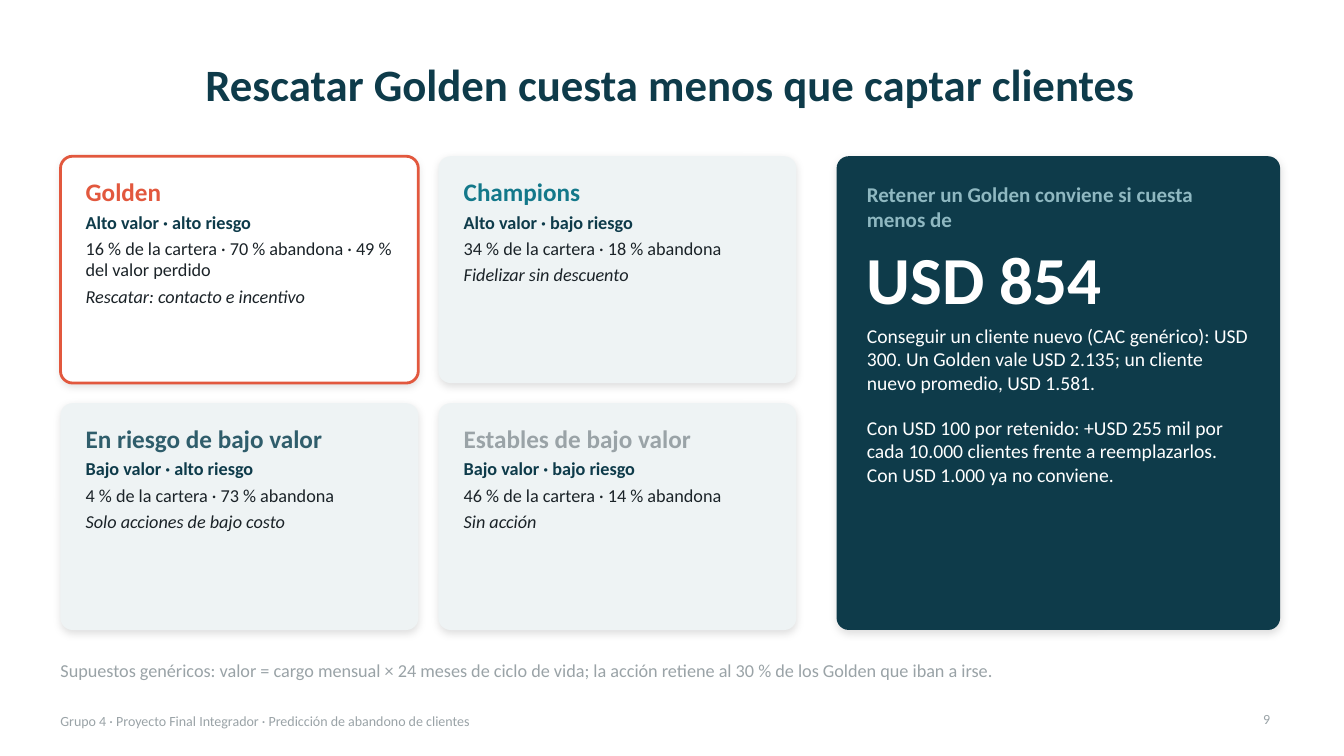
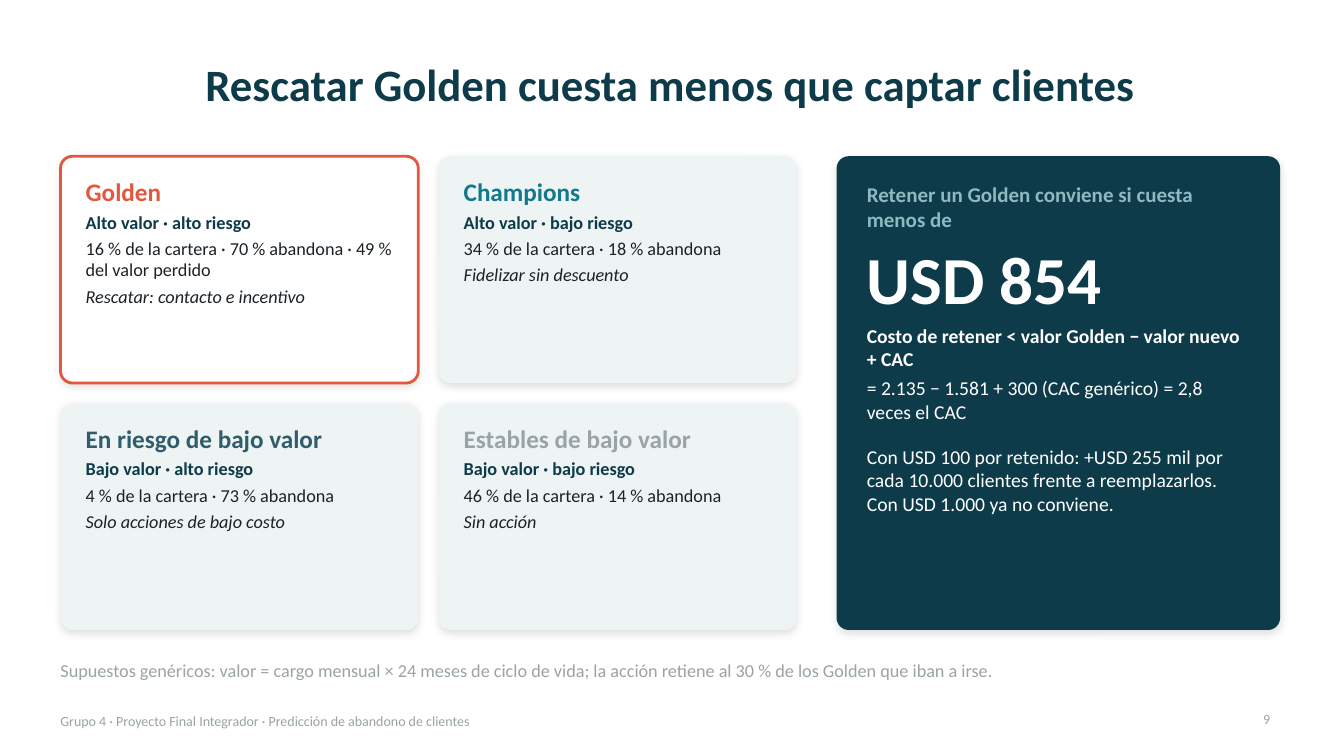
Before and after one commit to jgrozo660/Proyecto-Final-AnalisisDeDatos-UTN, a slide deck: slide 9 of docs/Presentacion_Final_Proyecto_Integrador.pptx. Drawn at 1344x756 pixels with LibreOffice and Linux fonts; fonts in the diff are those of the drawing. Boxes give left, top, right and bottom in pixels: in the first picture for what was removed or moved away, otherwise in the second. Text is boxed around its words. In the diff, an @@ line names an element or a change of style, - is before the commit and + after.

Commit message:
Ecuación explícita de retener contra adquirir (costo máximo = valor Golden − valor nuevo + CAC) y costo del proyecto en orden de magnitud

```diff
--- a/docs/Presentacion_Final_Proyecto_Integrador.pptx
+++ b/docs/Presentacion_Final_Proyecto_Integrador.pptx
@@ text at (867, 329, 1240, 419): text changed @@
-Conseguir un cliente nuevo (CAC genérico): USD 300. Un Golden vale USD 2.135; un cliente nuevo promedio, USD 1.581.
+Costo de retener < valor Golden − valor nuevo + CAC
+= 2.135 − 1.581 + 300 (CAC genérico) = 2,8 veces el CAC
```
Also in this commit, not shown: 1 other slide changed, 8 other files.
